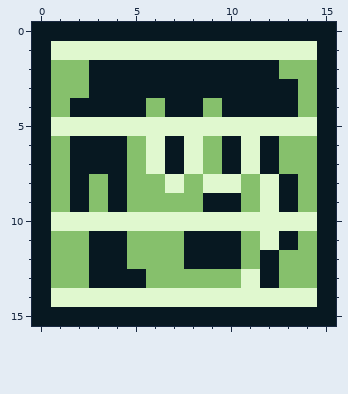
File history of a pixel-art sprite, assets/avatars/BB-Avatar.png. The first picture shows the starting point.
The file is 16x16 pixels.
After the commit:
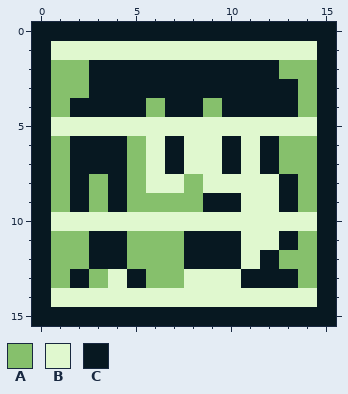
Palette (. is transparent): A #86c06c  B #e0f8cf  C #071821
Difference:
{"y":6,"x":9,"old":"A","new":"B"}
{"y":7,"x":9,"old":"A","new":"B"}
{"y":8,"x":6,"old":"A","new":"B"}
{"y":8,"x":11,"old":"A","new":"B"}
{"y":9,"x":11,"old":"A","new":"B"}
{"y":11,"x":11,"old":"A","new":"B"}
{"y":12,"x":11,"old":"A","new":"B"}
{"y":13,"x":2,"old":"ACC","new":"CAB"}
{"y":13,"x":8,"old":"AAAB","new":"BBBC"}
{"y":13,"x":13,"old":"A","new":"C"}
